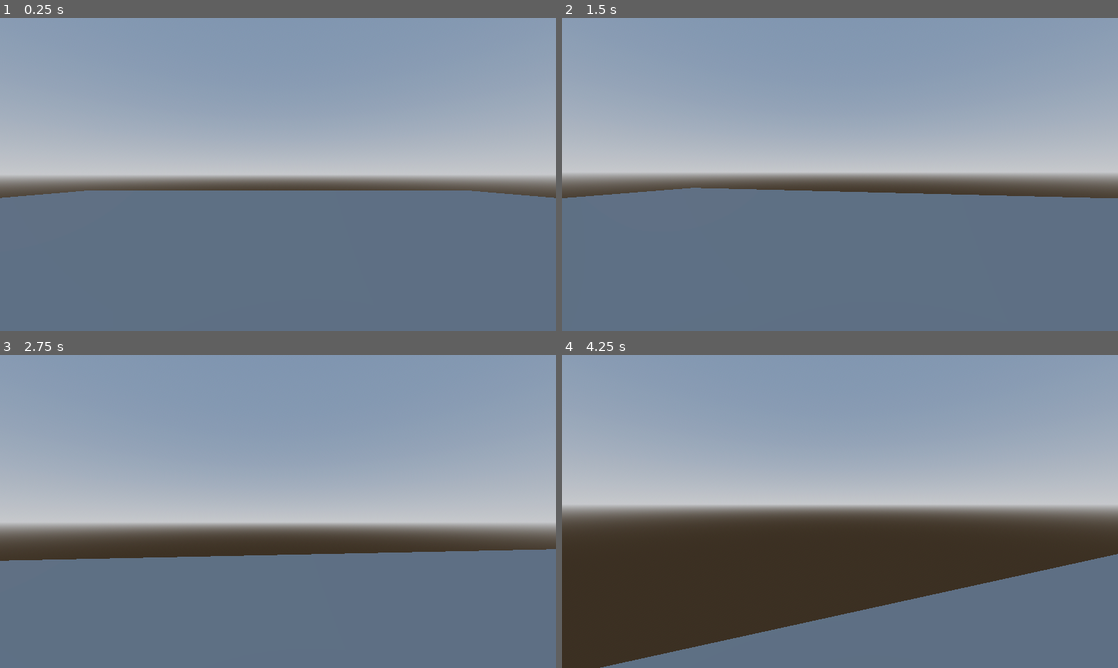
Above: before the commit, frames 1-4 (two rows, left to right).
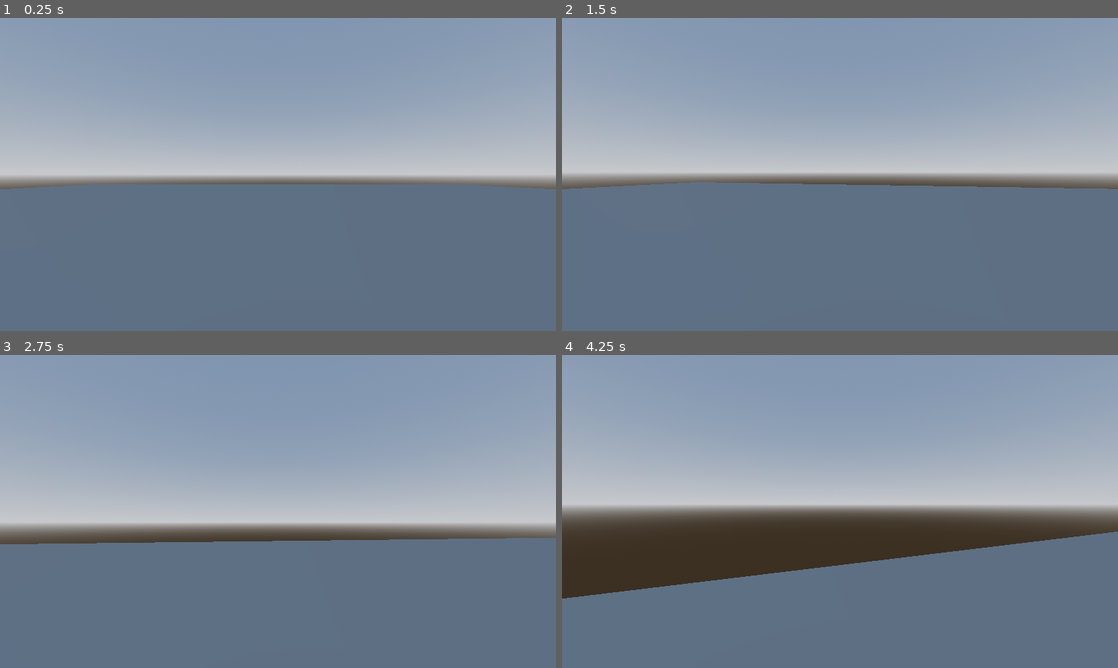
Above: after the commit, the same moments.

Repository: Cody-Mills/Biopunk
Game: Godot game, scene res://scenes/levels/test_level.tscn
The game is run twice, just before and just after one commit, with the same random seed, the same clock (stepped at 60 frames per second) and the same inputs.
Inputs (mouse positions are in pixels of both pictures, inside the frame that each line leads up to):
- Up to frame 1 (0.25 s): no input
- Up to frame 2 (1.5 s): tap Enter (ui_accept) at 0.5, 0.77 s; move the mouse to (867, 174) at 0.52 s; hold Up (ui_up) from 0.53 s (still down); move the mouse to (812, 174) at 1.27 s
- Up to frame 3 (2.75 s): keep holding Up (ui_up); tap Enter (ui_accept) at 1.52 s; move the mouse to (289, 505) at 2.02 s
- Up to frame 4 (4.25 s): keep holding Up (ui_up); move the mouse to (834, 517) at 2.77 s; tap Enter (ui_accept) at 3.02, 3.77 s; move the mouse to (878, 514) at 3.52 s

The runs differ from the first frame. In frame 1, 2.1% of the frame differs, in the area x 0-100%, y 53-58%; in frame 2, 2.4%; in frame 3, 4.5%; in frame 4, 16%, in the area x 0-100%, y 56-100%.

Commit message:
Added Head bobbing

Diff:
--- a/scenes/player/player.gd
+++ b/scenes/player/player.gd
@@ -4,9 +4,15 @@
 const SPEED = 5.0
 const JUMP_VELOCITY = 4.5
 const SENSITIVITY = 0.004
+
 @onready var head: Node3D = %Head
 @onready var camera_3d: Camera3D = %Camera3D
 @onready var player: CharacterBody3D = $"."
+
+#Head bobbing via Sinewave
+const BOB_FREQ = 2.0
+const BOB_AMP = 0.08
+var t_bob = 0.0
 
 func _ready() -> void:
 	Input.set_mouse_mode(Input.MOUSE_MODE_CAPTURED)
@@ -39,4 +45,13 @@
 		velocity.x = 0.0
 		velocity.z = 0.0
 
+	#Head Bobbing
+	t_bob += delta * velocity.length() * float(is_on_floor())
+	camera_3d.transform.origin = _headbob(t_bob)
 	move_and_slide()
+
+func _headbob(time) -> Vector3:
+	var pos  = Vector3.ZERO
+	pos.y = sin(time * BOB_FREQ) * BOB_AMP
+	pos.x = sin(time * BOB_FREQ / 2) * BOB_AMP
+	return pos
